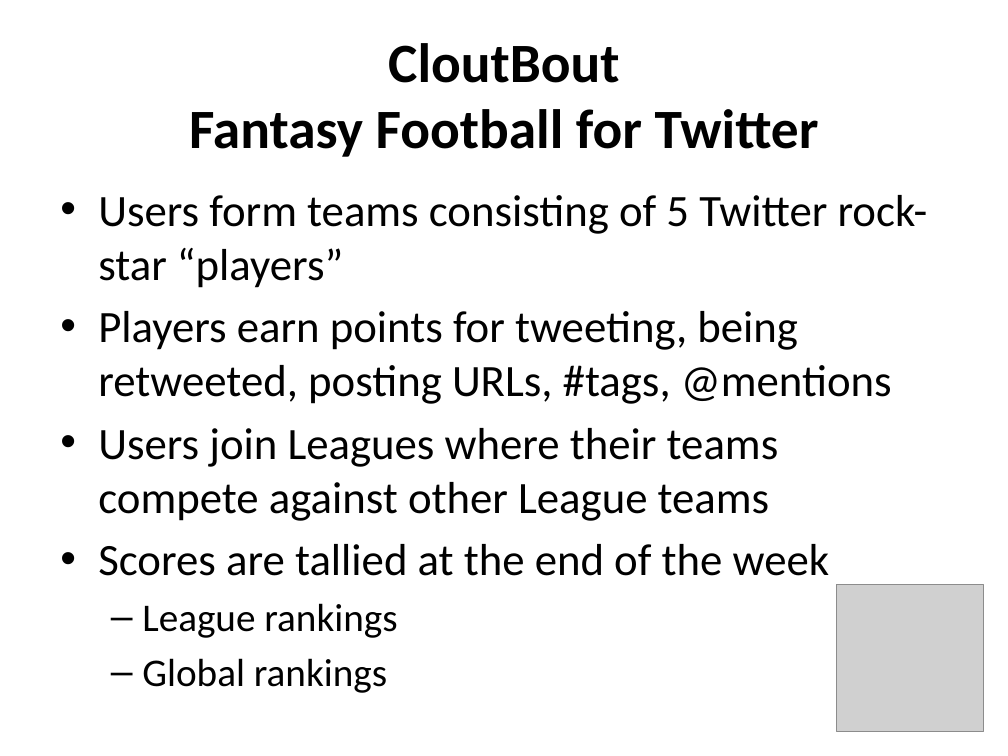
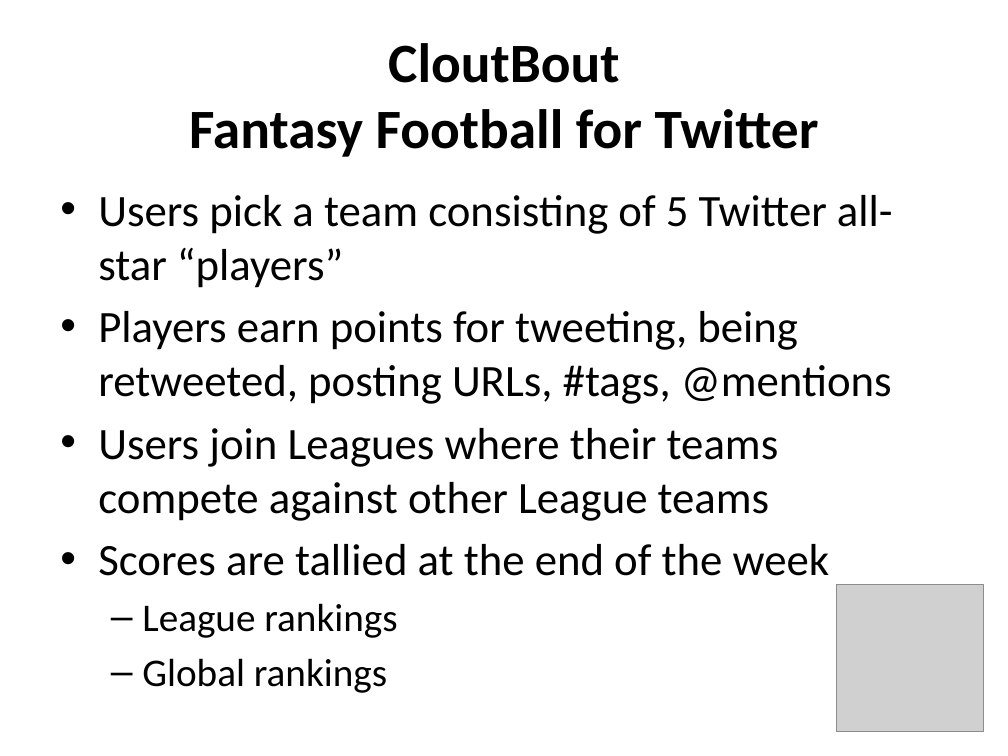
Before and after one commit to swanson/cloutbout, a slide deck: slide 2 of gfx/cb-presentation.pptx. Drawn at 1008x756 pixels with LibreOffice and Linux fonts; fonts in the diff are those of the drawing; grey boxes stand for pictures. Boxes give left, top, right and bottom in pixels: in the first picture for what was removed or moved away, otherwise in the second. Text is boxed around its words. In the diff, an @@ line names an element or a change of style, - is before the commit and + after.

Commit message:
better presentation

```diff
--- a/gfx/cb-presentation.pptx
+++ b/gfx/cb-presentation.pptx
@@ text at (98,195,893,288): text changed @@
-• Users form teams consisting of 5 Twitter rock-star “players”
+• Users pick a team consisting of 5 Twitter all-star “players”
```
